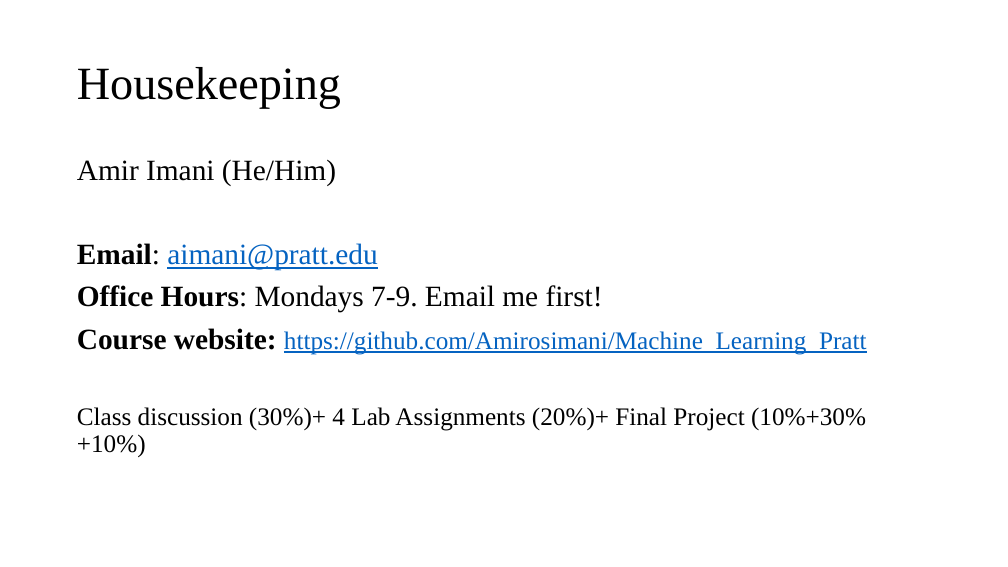
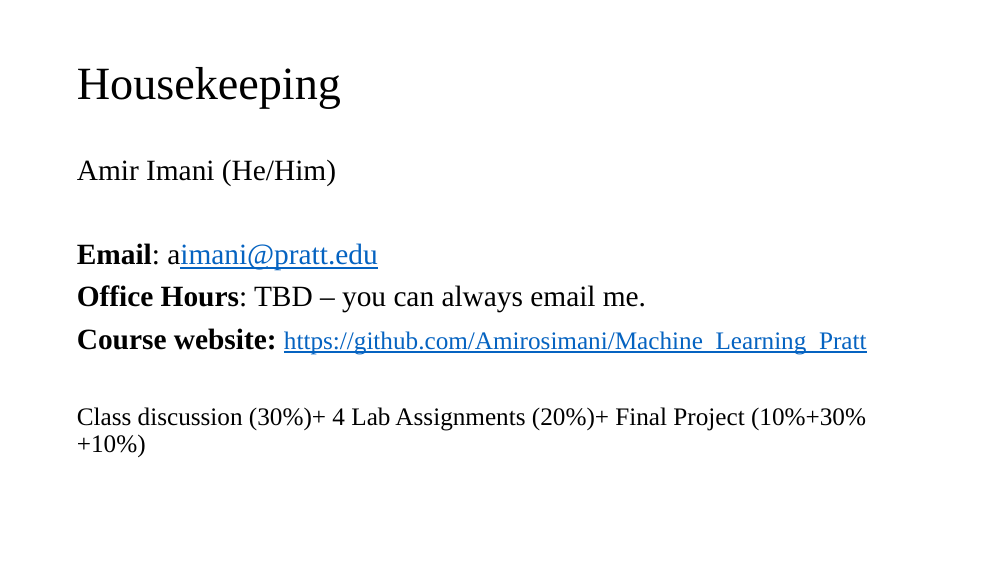
Before and after one commit to Amirosimani/Machine_Learning_Pratt, a slide deck: slide 2 of course slides/week_01.pptx. Drawn at 1008x567 pixels with LibreOffice and Linux fonts; fonts in the diff are those of the drawing. Boxes give left, top, right and bottom in pixels: in the first picture for what was removed or moved away, otherwise in the second. Text is boxed around its words. In the diff, an @@ line names an element or a change of style, - is before the commit and + after.

```diff
--- a/course slides/week_01.pptx
+++ b/course slides/week_01.pptx
@@ text at (x1=77, y1=243, x2=377, y2=270): text colour #0563C1 to #000000, underline off in "aimani@pratt.edu" @@
@@ text at (x1=77, y1=285, x2=646, y2=313): text changed @@
-Office Hours: Mondays 7-9. Email me first!
+Office Hours: TBD – you can always email me.
```
Also in this commit, not shown: 3 other slides changed, 2 other files.
